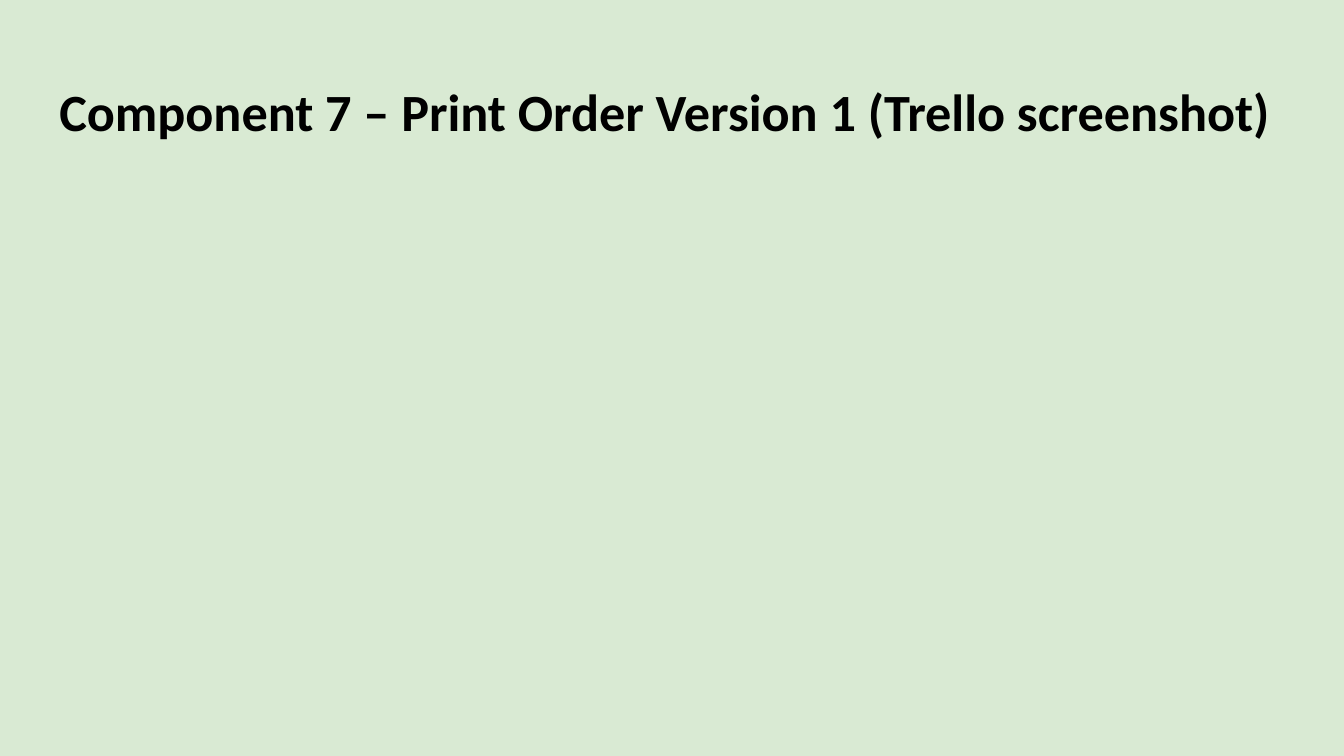
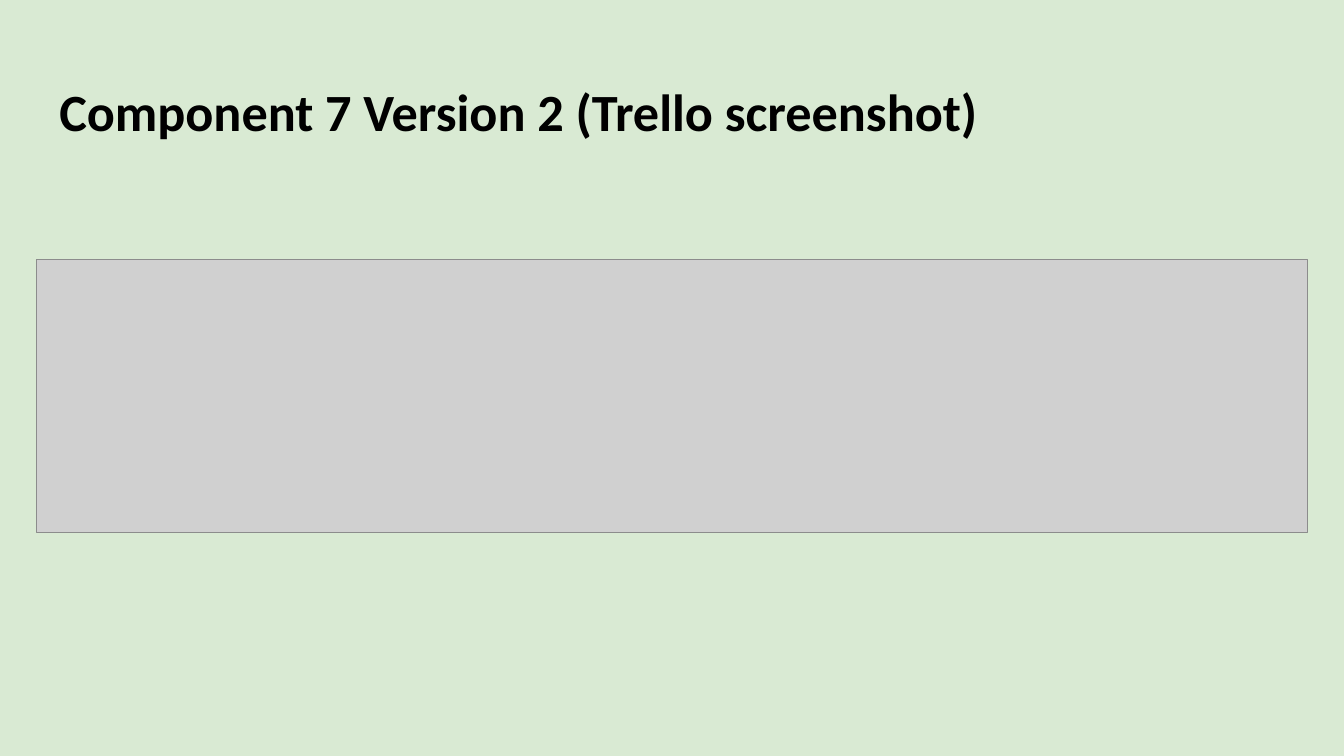
Before and after one commit to danettp/ds_nuts_bot, a slide deck: slide 56 of Danett Pepito - 000_91896 _ 91897 Documentation - 2150400 (Git).pptx. Drawn at 1344x756 pixels with LibreOffice and Linux fonts; fonts in the diff are those of the drawing; grey boxes stand for pictures; background and template pictures are left out. Boxes give left, top, right and bottom in pixels: in the first picture for what was removed or moved away, otherwise in the second. Text is boxed around its words. In the diff, an @@ line names an element or a change of style, - is before the commit and + after.

Commit message:
Print Customer Details
Added code to print customer details.

```diff
--- a/Danett Pepito - 000_91896 _ 91897 Documentation - 2150400 (Git).pptx
+++ b/Danett Pepito - 000_91896 _ 91897 Documentation - 2150400 (Git).pptx
@@ title at (x1=59, y1=92, x2=977, y2=140): text changed @@
-Component 7 – Print Order Version 1 (Trello screenshot)
+Component 7 Version 2 (Trello screenshot)
@@ picture added at (x1=36, y1=259, x2=1308, y2=532) @@
```
Also in this commit, not shown: 2 other slides changed, 1 other file.
